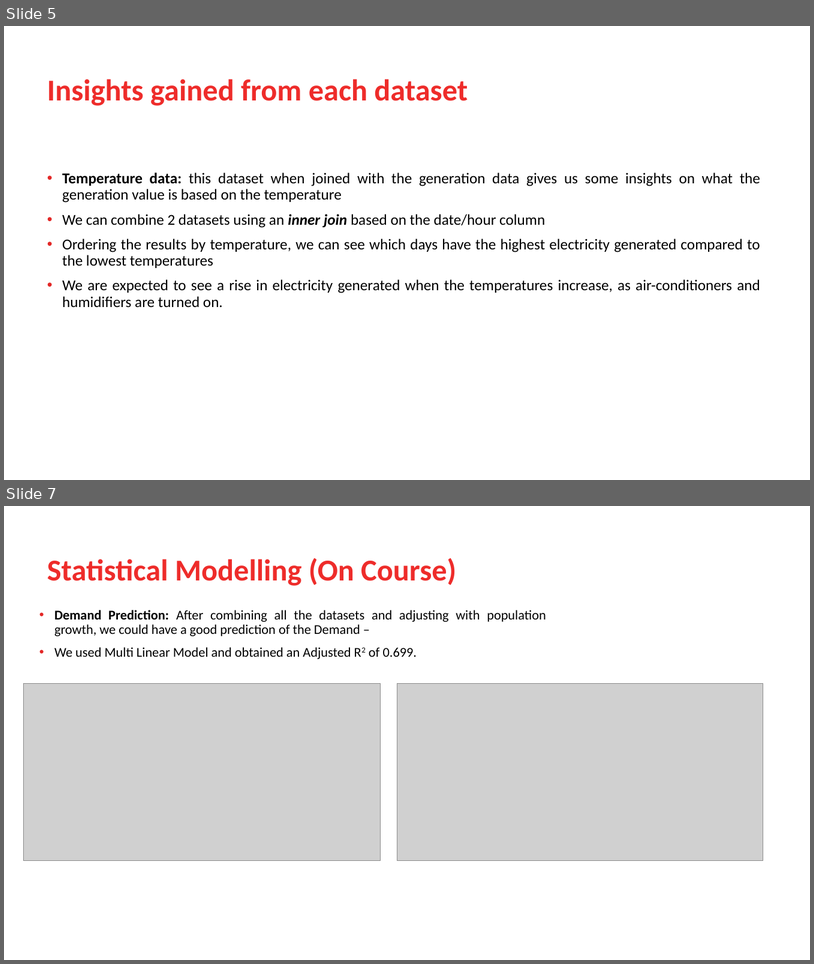
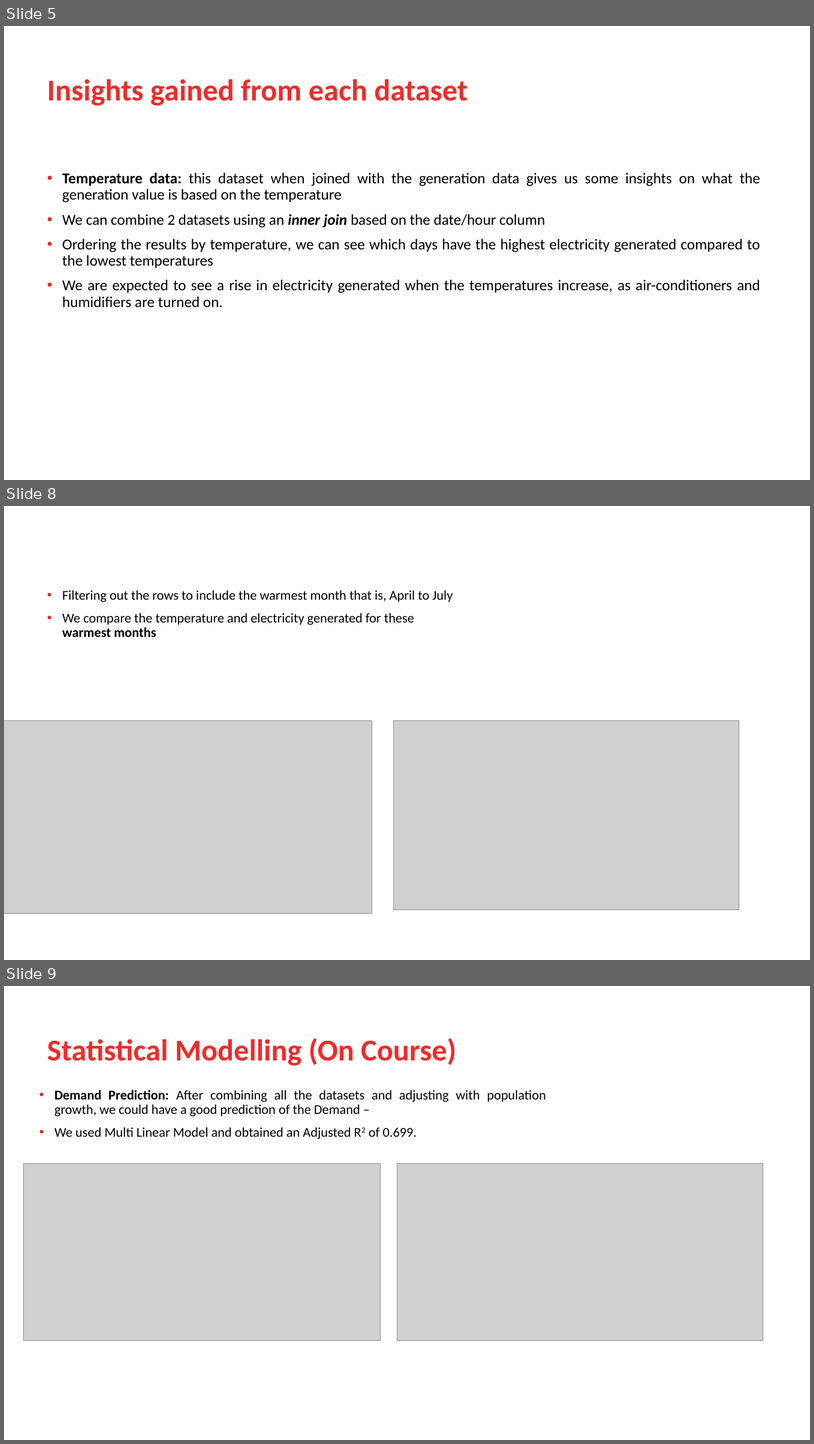
Before and after one commit to jricardobt1/UofC, a slide deck: DATA604/Project/Team Energy Video Presentation_vjoao.pptx. Shown one above the other, each under a label of ours: slides 5 and 7 before the commit, slides 5, 8 and 9 after it; the slides between them are not shown. The pictures are 814x964 and 814x1444 pixels, drawn with LibreOffice and Linux fonts; fonts in the diff are those of the drawing; grey boxes stand for pictures; background and template pictures are left out. Boxes give left, top, right and bottom in pixels: in the first picture for what was removed or moved away, otherwise in the second. Text is boxed around its words. In the diff, an @@ line names an element or a change of style, - is before the commit and + after.

```diff
--- a/DATA604/Project/Team Energy Video Presentation_vjoao.pptx
+++ b/DATA604/Project/Team Energy Video Presentation_vjoao.pptx
@@ slide 8 added at (4, 506, 810, 960), background picture (left out) @@
@@ text added at (62, 590, 453, 637), 16 pt, text #000000 @@
+• Filtering out the rows to include the warmest month that is, April to July
+• We compare the temperature and electricity generated for these warmest months
@@ picture added at (4, 721, 372, 913) @@
@@ picture added at (393, 721, 740, 910) @@
@@ page number added at (609, 928, 791, 952), 10 pt, text #FFFFFF @@
+8
@@ what was slide 7 is now slide 9 @@
```
Also in this commit, not shown: 4 slides changed, 1 other slide added.
